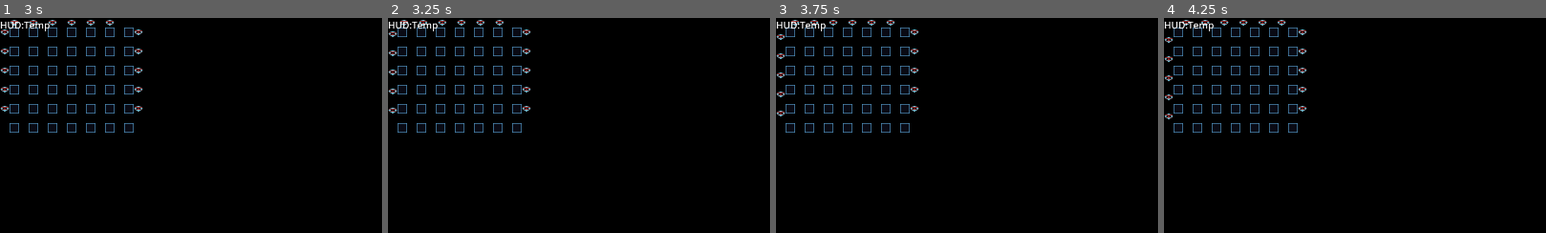
Above: before the commit, frames 1-4 (left to right).
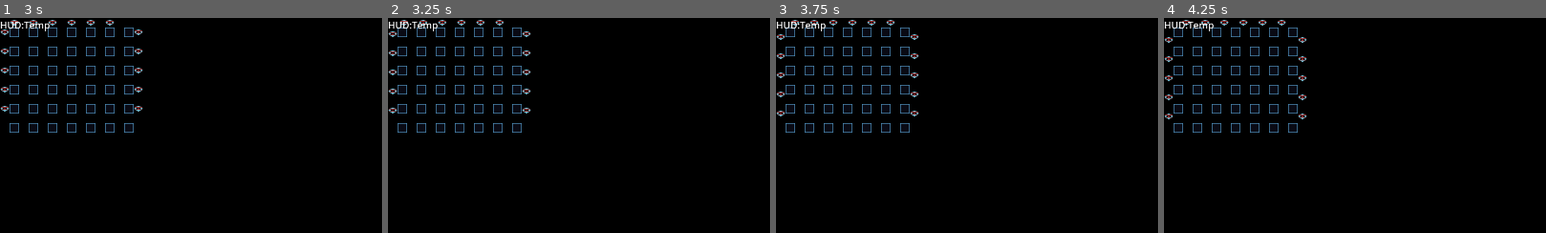
Above: after the commit, the same moments.

Repository: shoggoth/Crossfire
Game: Godot game, scene res://scene/world.tscn
The game is run twice, just before and just after one commit, with the same random seed, the same clock (stepped at 60 frames per second) and the same inputs. The project has no main scene, so this scene is started directly.
Inputs:
- Up to frame 1 (3 s): tap Enter (fire) at 0.5, 1.35, 2.85 s; hold D (right) 0.53-1.28 s; tap Shift (bomb) at 0.6, 2.1 s; hold S (down) 1.28-2.03 s; hold D (right) 2.03-2.78 s; hold W (up) from 2.78 s (still down)
- Up to frame 2 (3.25 s): keep holding W (up)
- Up to frame 3 (3.75 s): release W (up) at 3.53 s; hold A (left) from 3.53 s (still down); tap Shift (bomb) at 3.6 s
- Up to frame 4 (4.25 s): keep holding A (left)
The pictures show only the part of the screen within x 0-50%, y 0-50%; the shares and areas given below are measured in that part.

Frame 1 is identical in both runs. In frame 2, 0.3% of the frame differs, in the area x 35-38%, y 5-45%; in frame 3, 0.4%; in frame 4, 0.4%, in the area x 35-38%, y 5-48%.

Commit message:
Snapshot class defined and signal to world on change

Diff:
--- a/scene/world.gd
+++ b/scene/world.gd
@@ -7,3 +7,7 @@
 
 func _on_enemy_destroyed(enemy):
 	enemy.queue_free()
+
+
+func _on_enemy_spawn_snapshot_changed(snapshot):
+	print(snapshot.destroyed_count, " destroyed")
--- a/scene/world.tscn
+++ b/scene/world.tscn
@@ -44,16 +44,22 @@
 
 
 signal destroyed(enemy: Enemy)
+signal snapshot_changed(snapshot: Snapshot)
 
 @export var enemy_scene: PackedScene
 @export var grid_size = Vector2i(15, 12)
 @export var grid_spacing = 16.0
+
+var snapshot := Snapshot.new()
 
 
 func _ready():
 	for x in range(1, grid_size.x - 2, 2): spawn(Vector2(x, 0))
 	for y in range(1, grid_size.y - 1, 2): spawn(Vector2(0, y))
 	for y in range(1, grid_size.y - 2, 2): spawn(Vector2(grid_size.x - 1, y))
+
+	snapshot.active_count = get_child_count()
+	snapshot_changed.emit(snapshot)
 
 
 func spawn(pos: Vector2, type: int = 0):
@@ -66,10 +72,20 @@
 
 
 func respawn(e: Enemy):
+	destroyed.emit(e)
 	if e.type < 3:
 		spawn(e.spawn_pos, e.type + 1)
-	destroyed.emit(e)
+		snapshot.mutation_count += 1
+	else:
+		snapshot.active_count -= 1
+	snapshot.destroyed_count += 1
+	snapshot_changed.emit(snapshot)
 
+
+class Snapshot:
+	var active_count: int
+	var destroyed_count: int
+	var mutation_count: int
 "
 
 [node name="World" type="Node2D"]
@@ -131,3 +147,4 @@
 [connection signal="area_entered" from="Boundary" to="Boundary" method="_on_area_entered"]
 [connection signal="destroyed" from="Player" to="." method="_on_player_destroyed"]
 [connection signal="destroyed" from="EnemySpawn" to="." method="_on_enemy_destroyed"]
+[connection signal="snapshot_changed" from="EnemySpawn" to="." method="_on_enemy_spawn_snapshot_changed"]
--- a/src/component/ai.gd
+++ b/src/component/ai.gd
@@ -8,5 +8,5 @@
 	pass
 
 
-func _on_state_machine_state_changed(from, to):
-	print("State changed from ", from.name, " to ", to.name)
+func _on_state_machine_state_changed(_from, _to):
+	pass
--- a/src/component/grid_move.gd
+++ b/src/component/grid_move.gd
@@ -8,7 +8,7 @@
 @export var quantise_direction: bool = false
 @export_group("Grid Limits")
 @export var minimum := Vector2(0, 0)
-@export var maximum := Vector2(7, 6)
+@export var maximum := Vector2(8, 6)
 
 var move_tween: Tween = null
 
